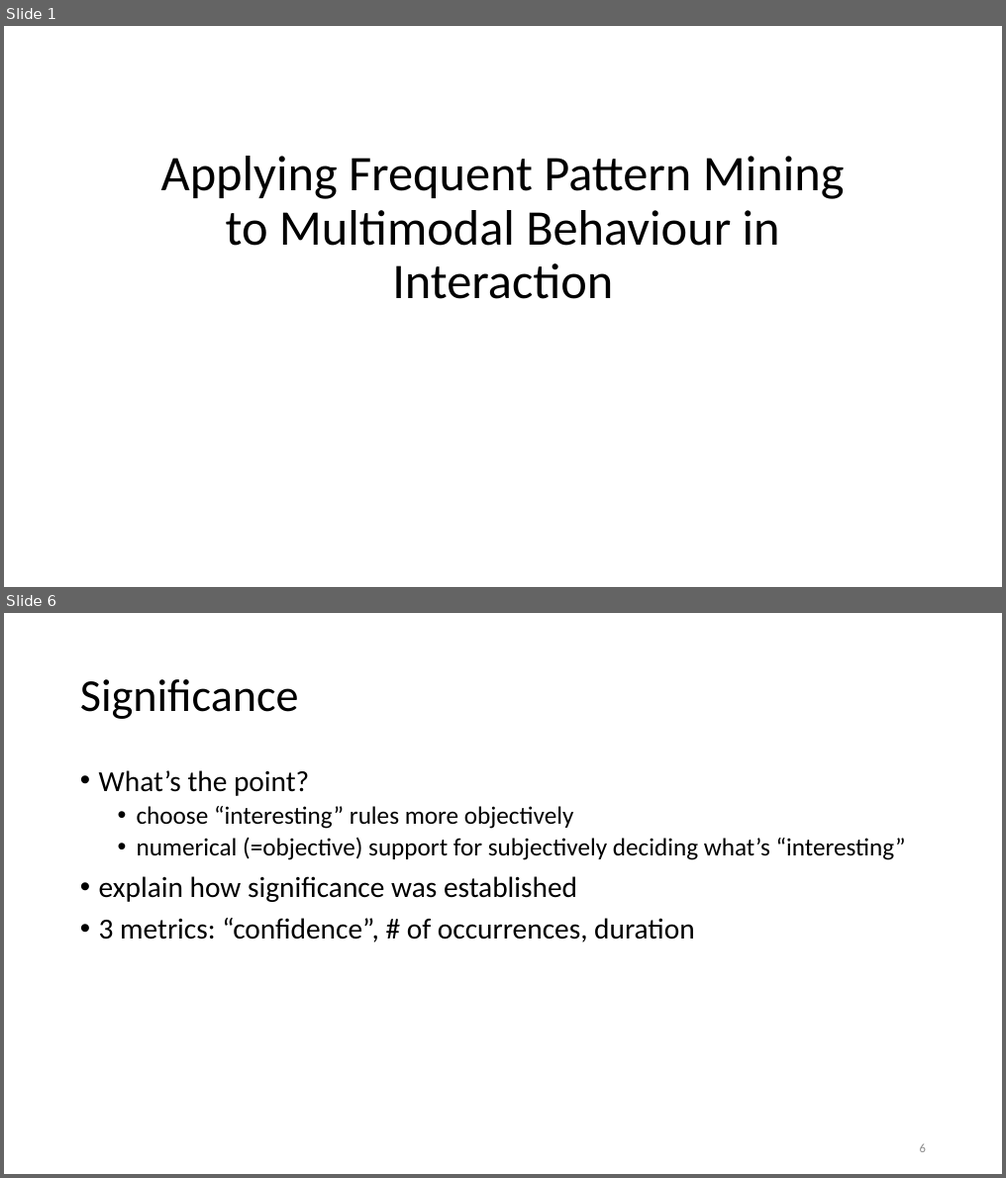
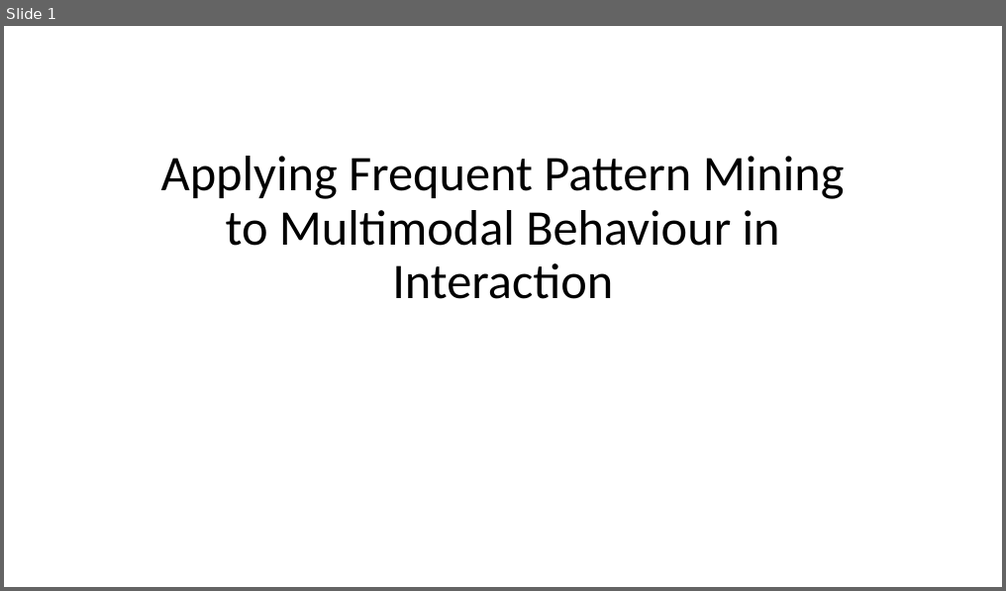
Before and after one commit to prestoaghitato/BA_thesis, a slide deck: tex/beamer_dummy.pptx. Shown one above the other, each under a label of ours: slides 1 and 6 before the commit, slide 1 after it; the slides between them are not shown. The pictures are 1006x1178 and 1006x591 pixels, drawn with LibreOffice and Linux fonts; fonts in the diff are those of the drawing. Boxes give left, top, right and bottom in pixels: in the first picture for what was removed or moved away, otherwise in the second. Text is boxed around its words. In the diff, an @@ line names an element or a change of style, - is before the commit and + after.

```diff
--- a/tex/beamer_dummy.pptx
+++ b/tex/beamer_dummy.pptx
@@ slide 6 removed at [4,613,1002,1174], background #FFFFFF @@
@@ title removed at [80,679,299,719] @@
-Significance
@@ text removed at [99,770,906,943] @@
-• What’s the point?
-  • choose “interesting” rules more objectively
-  • numerical (=objective) support for subjectively deciding what’s “interesting”
-• explain how significance was established
-• 3 metrics: “confidence”, # of occurrences, duration
@@ page number removed at [920,1144,926,1153] @@
-6
```
Also in this commit, not shown: 3 slides changed, 6 slides added, 4 other slides removed, 7 other files.
